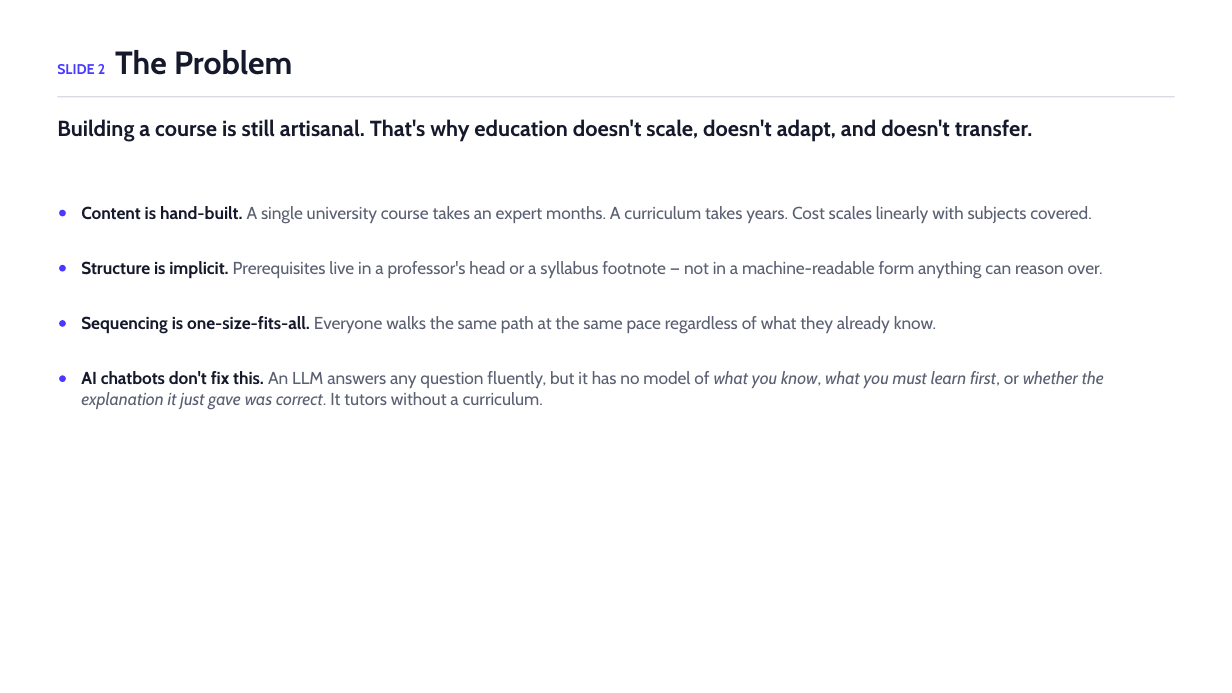
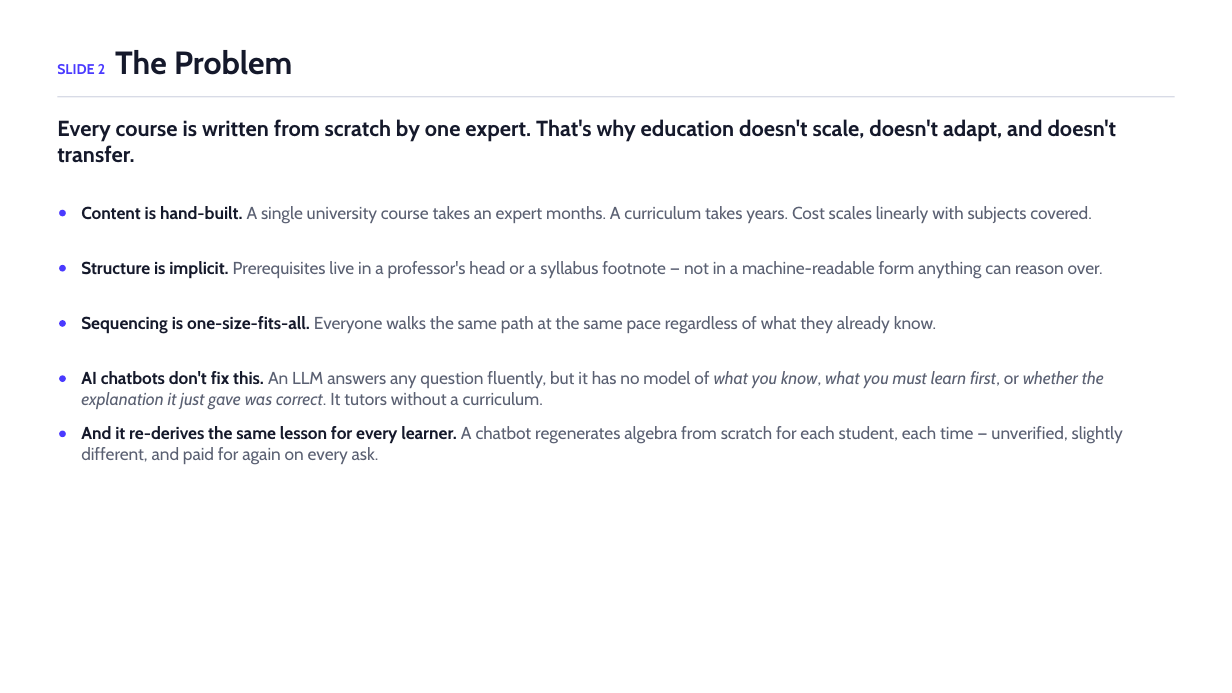
Before and after one commit to ChuckIrvine/qlaudia, a slide deck: slide 4 of pitch_deck/qlaudia_pitch_deck.pptx (slide 3 before the commit). Drawn at 1232x693 pixels with LibreOffice and Linux fonts; fonts in the diff are those of the drawing. Boxes give left, top, right and bottom in pixels: in the first picture for what was removed or moved away, otherwise in the second. Text is boxed around its words. In the diff, an @@ line names an element or a change of style, - is before the commit and + after.

```diff
--- a/pitch_deck/qlaudia_pitch_deck.pptx
+++ b/pitch_deck/qlaudia_pitch_deck.pptx
@@ text at (57,119,1117,163): text changed @@
-Building a course is still artisanal. That's why education doesn't scale, doesn't adapt, and doesn't transfer.
+Every course is written from scratch by one expert. That's why education doesn't scale, doesn't adapt, and doesn't transfer.
@@ ellipse added at (59,431,66,437), fill #4A3AFF @@
@@ text added at (81,426,1123,465), 13.5 pt, text #5A6072 @@
+And it re-derives the same lesson for every learner. A chatbot regenerates algebra from scratch for each student, each time — unverified, slightly different, and paid for again on every ask.
```
Also in this commit, not shown: 5 other slides changed, 5 slides added, 2 slides removed, 2 other files.
